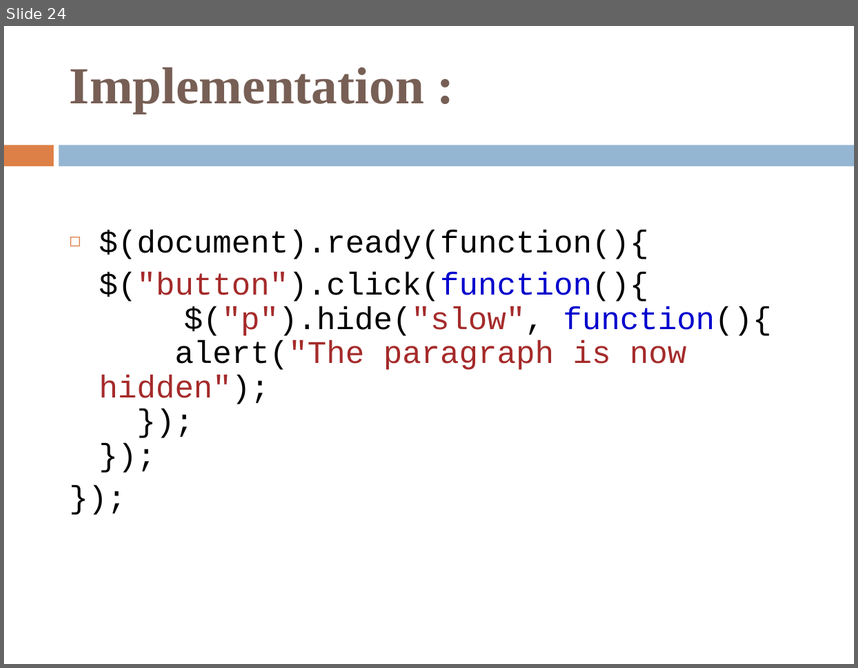
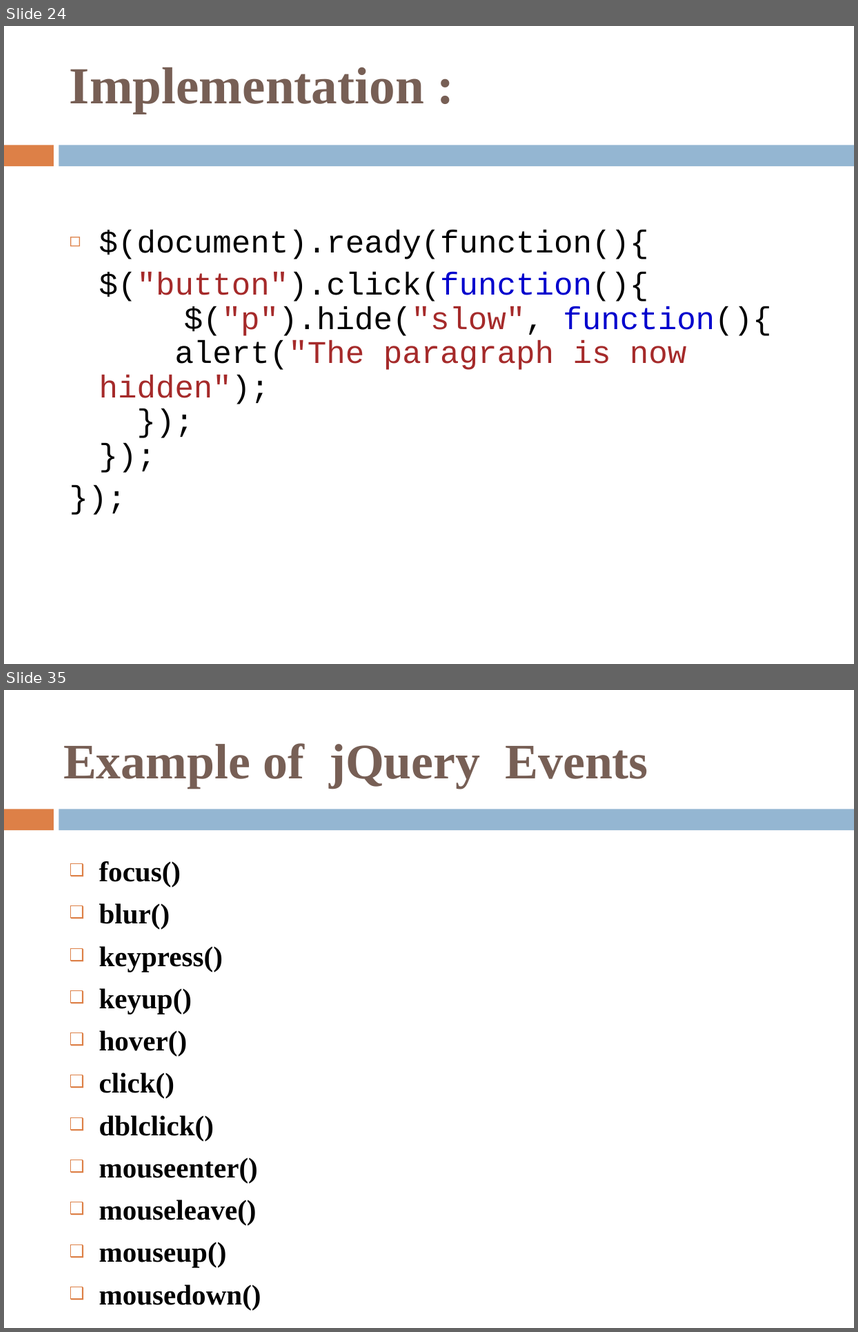
Before and after one commit to KinjalThakar/Intership-phase-2, a slide deck: jQuery.ppt. Shown one above the other, each under a label of ours: slide 24 before the commit, slides 24 and 35 after it; the slides between them are not shown. The pictures are 858x668 and 858x1332 pixels, drawn with LibreOffice and Linux fonts; fonts in the diff are those of the drawing. Boxes give left, top, right and bottom in pixels: in the first picture for what was removed or moved away, otherwise in the second. Text is boxed around its words. In the diff, an @@ line names an element or a change of style, - is before the commit and + after.

```diff
--- a/jQuery.ppt
+++ b/jQuery.ppt
@@ slide 35 added at box(4, 690, 854, 1328), background #FFFFFF; not listed: 2 template elements that a slide beside it also shows @@
@@ rectangle added at box(4, 694, 21, 728), fill #FFFFFF @@
@@ title added at box(63, 743, 648, 789), 42 pt, text #775F55, bold @@
+Example of jQuery Events
@@ text added at box(99, 861, 261, 1310), 24 pt, text #000000, bold @@
+❑ focus()
+❑ blur()
+❑ keypress()
+❑ keyup()
+❑ hover()
+❑ click()
+❑ dblclick()
+❑ mouseenter()
+❑ mouseleave()
+❑ mouseup()
+❑ mousedown()
```
Also in this commit, not shown: 10 other slides added.
